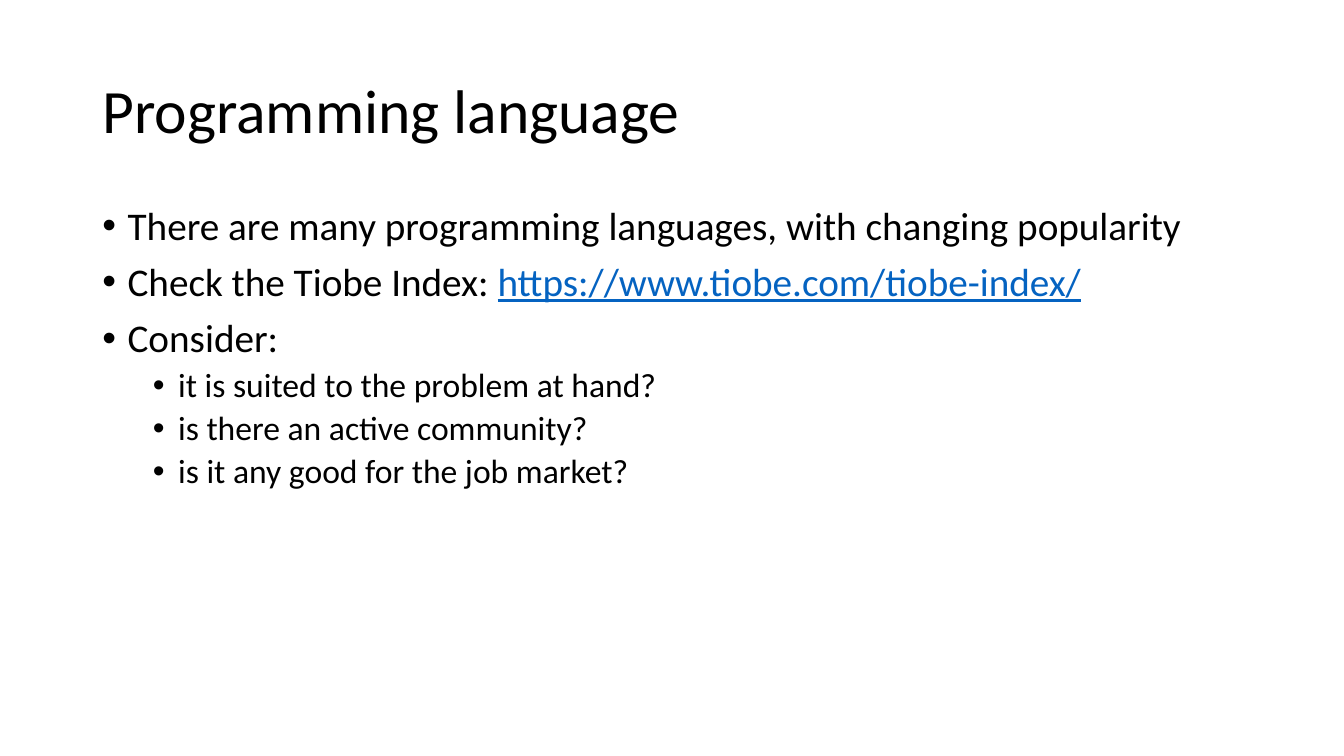
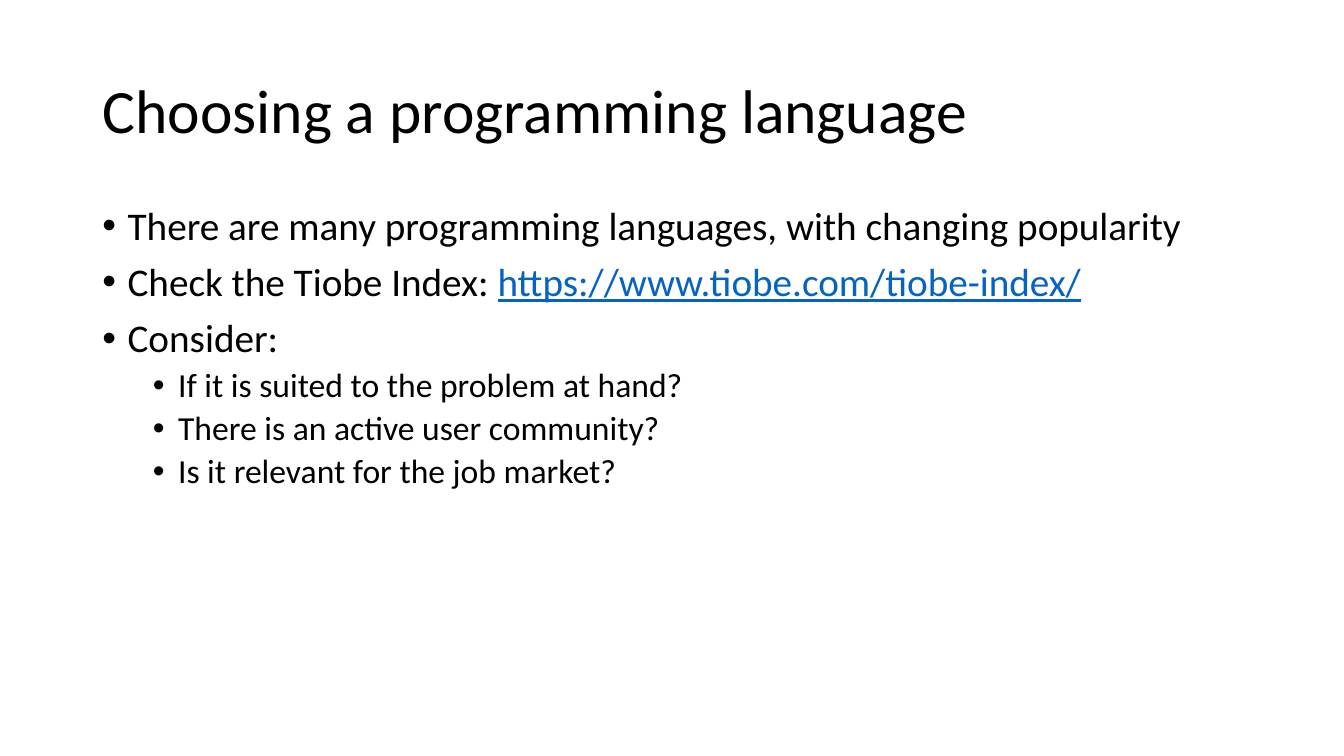
Before and after one commit to moravveji/python_intro_training, a slide deck: slide 24 of slides-pptx/01-Python_intro_overview.pptx (slide 23 before the commit). Drawn at 1344x756 pixels with LibreOffice and Linux fonts; fonts in the diff are those of the drawing. Boxes give left, top, right and bottom in pixels: in the first picture for what was removed or moved away, otherwise in the second. Text is boxed around its words. In the diff, an @@ line names an element or a change of style, - is before the commit and + after.

```diff
--- a/slides-pptx/01-Python_intro_overview.pptx
+++ b/slides-pptx/01-Python_intro_overview.pptx
@@ title at (x1=102, y1=90, x2=967, y2=144): text changed @@
-Programming language
+Choosing a programming language
@@ text at (x1=178, y1=373, x2=683, y2=489): text changed @@
-  • it is suited to the problem at hand?
-  • is there an active community?
-  • is it any good for the job market?
+  • If it is suited to the problem at hand?
+  • There is an active user community?
+  • Is it relevant for the job market?
```
Also in this commit, not shown: 12 other slides changed, 1 slide added, 14 other files.
